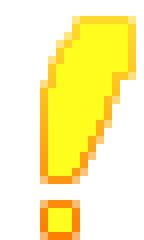
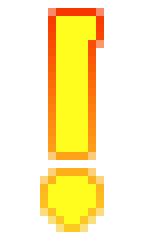
Comparing the layer stacks of the two w=144, h=240 images. Changes:
added layer "!" above "레이어 5 복사 3" over [48, 16, 96, 224]
hid "레이어 5 복사 3" over [48, 24, 128, 232]
